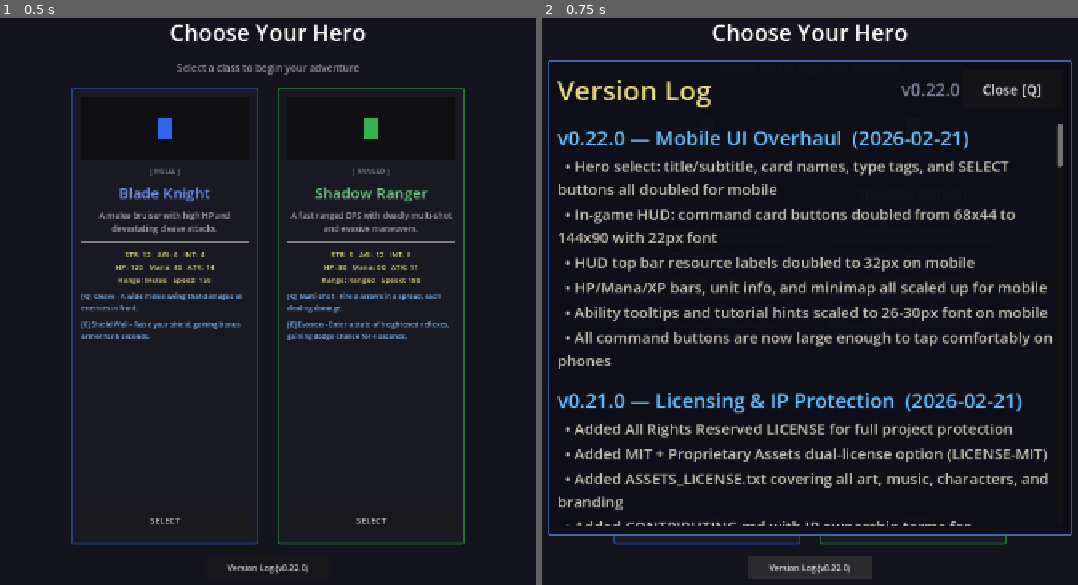
Above: before the commit, frames 1-2 (left to right).
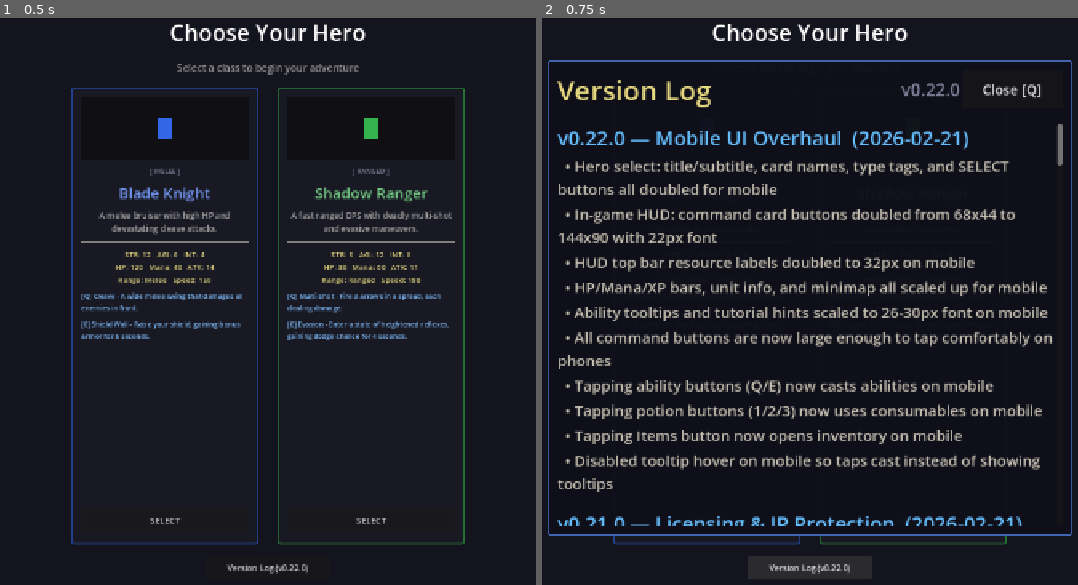
Above: after the commit, the same moments.

Repository: slxny/legends-open-rpg
Game: Godot game, scene res://scenes/main.tscn
The game is run twice, just before and just after one commit, with the same random seed, the same clock (stepped at 60 frames per second) and the same inputs.
Inputs:
- Up to frame 1 (0.5 s): no input
- Up to frame 2 (0.75 s): click "Version Log (v0.22.0)" at 0.5 s

Frame 1 is identical in both runs. In frame 2, 7.9% of the frame differs, in the area x 2-98%, y 25-90%.

Commit message:
Wire up all HUD buttons for mobile tap: abilities, potions, inventory
Ability buttons (Q/E) now cast on press, not just keyboard.
Potion buttons (1/2/3) now use consumables on press.
Inv button now toggles inventory screen on press.
Tooltip hover disabled on mobile so taps cast instead of tooltipping.
All 9 command card buttons are now fully functional via touch.

https://claude.ai/code/session_01LCtUrjV1tHn8Veu3YoYXZ4

Diff:
--- a/scenes/ui/changelog_dialog.gd
+++ b/scenes/ui/changelog_dialog.gd
@@ -23,6 +23,10 @@
 			"HP/Mana/XP bars, unit info, and minimap all scaled up for mobile",
 			"Ability tooltips and tutorial hints scaled to 26-30px font on mobile",
 			"All command buttons are now large enough to tap comfortably on phones",
+			"Tapping ability buttons (Q/E) now casts abilities on mobile",
+			"Tapping potion buttons (1/2/3) now uses consumables on mobile",
+			"Tapping Items button now opens inventory on mobile",
+			"Disabled tooltip hover on mobile so taps cast instead of showing tooltips",
 		]
 	},
 	{
--- a/scenes/ui/hud.gd
+++ b/scenes/ui/hud.gd
@@ -28,6 +28,10 @@
 @onready var ability_1_btn: Button = $BottomPanel/HBox/CommandCard/Grid/Ability1
 @onready var ability_2_btn: Button = $BottomPanel/HBox/CommandCard/Grid/Ability2
 @onready var log_btn: Button = $BottomPanel/HBox/CommandCard/Grid/Slot3
+@onready var potion_1_btn: Button = $BottomPanel/HBox/CommandCard/Grid/Slot4
+@onready var potion_2_btn: Button = $BottomPanel/HBox/CommandCard/Grid/Slot5
+@onready var potion_3_btn: Button = $BottomPanel/HBox/CommandCard/Grid/Slot6
+@onready var inv_btn: Button = $BottomPanel/HBox/CommandCard/Grid/Inv
 @onready var save_btn: Button = $BottomPanel/HBox/CommandCard/Grid/Save
 @onready var load_btn: Button = $BottomPanel/HBox/CommandCard/Grid/Load
 
@@ -117,16 +121,44 @@
 			ability_2_btn.text = "E\n" + ab["ability_2"]["name"]
 			_tooltip_data["ability_2"] = _build_ability_tooltip(ab["ability_2"], "E")
 
-	# Connect ability button hover for tooltips
-	ability_1_btn.mouse_entered.connect(_on_ability_hover.bind(ability_1_btn, "ability_1"))
-	ability_1_btn.mouse_exited.connect(_on_ability_unhover)
-	ability_2_btn.mouse_entered.connect(_on_ability_hover.bind(ability_2_btn, "ability_2"))
-	ability_2_btn.mouse_exited.connect(_on_ability_unhover)
+	# Connect ability buttons to actually cast on press (needed for mobile tap)
+	ability_1_btn.pressed.connect(func():
+		if _player and is_instance_valid(_player):
+			_player._use_ability("ability_1")
+	)
+	ability_2_btn.pressed.connect(func():
+		if _player and is_instance_valid(_player):
+			_player._use_ability("ability_2")
+	)
+
+	# Tooltip hover — desktop only (on mobile, tap should cast, not tooltip)
+	if not _is_mobile:
+		ability_1_btn.mouse_entered.connect(_on_ability_hover.bind(ability_1_btn, "ability_1"))
+		ability_1_btn.mouse_exited.connect(_on_ability_unhover)
+		ability_2_btn.mouse_entered.connect(_on_ability_hover.bind(ability_2_btn, "ability_2"))
+		ability_2_btn.mouse_exited.connect(_on_ability_unhover)
 
 	# Connect command card buttons
 	log_btn.text = "F1\nLog"
 	log_btn.disabled = false
 	log_btn.pressed.connect(_on_changelog_pressed)
+
+	# Potion slots — tap to use consumable
+	potion_1_btn.pressed.connect(func():
+		if _player and is_instance_valid(_player):
+			_player.inventory.use_consumable(0)
+	)
+	potion_2_btn.pressed.connect(func():
+		if _player and is_instance_valid(_player):
+			_player.inventory.use_consumable(1)
+	)
+	potion_3_btn.pressed.connect(func():
+		if _player and is_instance_valid(_player):
+			_player.inventory.use_consumable(2)
+	)
+
+	# Inventory toggle
+	inv_btn.pressed.connect(_on_inventory_pressed)
 
 	# Save/Load are click-only (no F-key binding)
 	save_btn.text = "Save\nGame"
@@ -220,6 +252,12 @@
 		else:
 			dlg.open()
 
+func _on_inventory_pressed() -> void:
+	var event = InputEventAction.new()
+	event.action = "toggle_inventory"
+	event.pressed = true
+	Input.parse_input_event(event)
+
 func _on_save_pressed() -> void:
 	SaveLoadManager.save_game()
 
